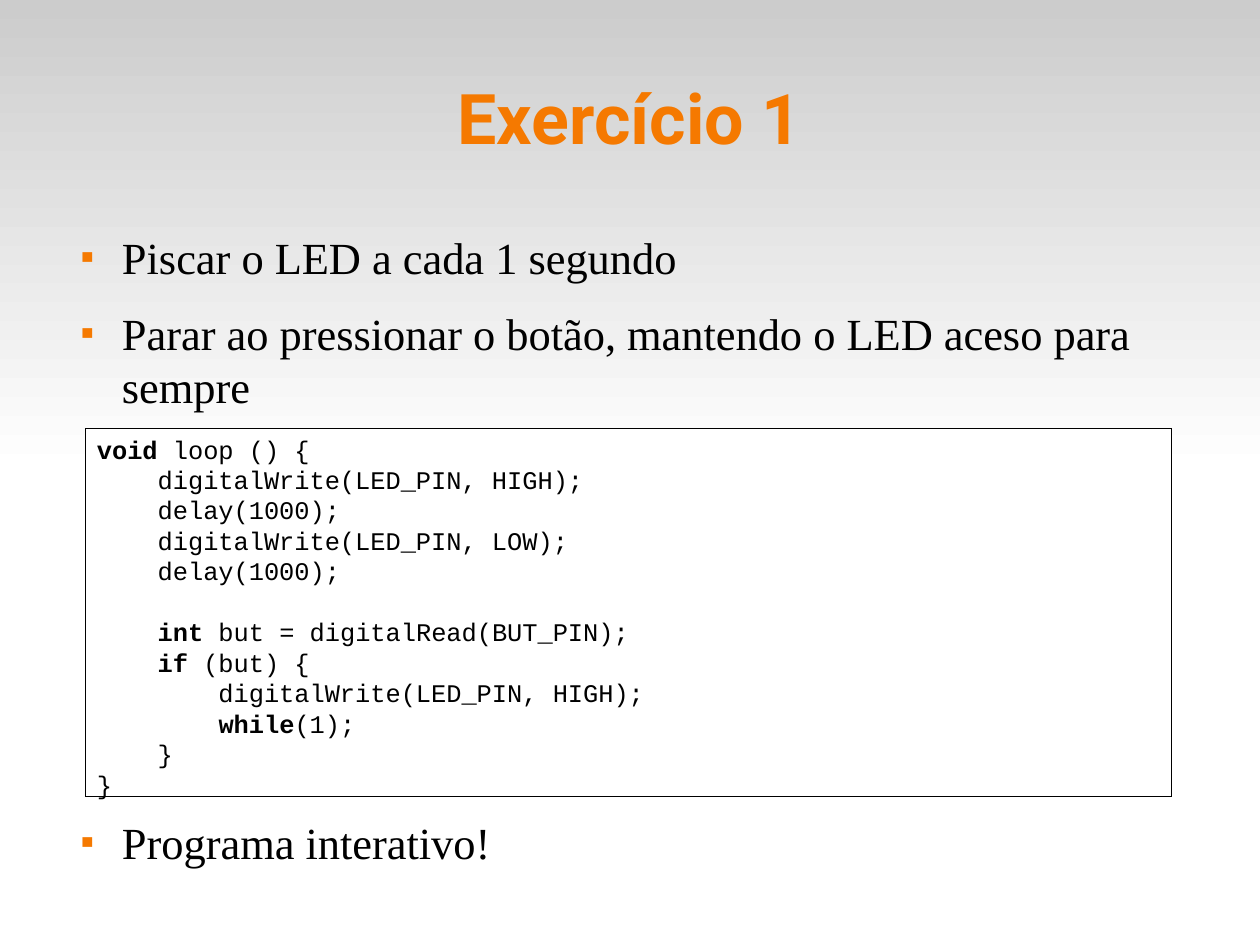
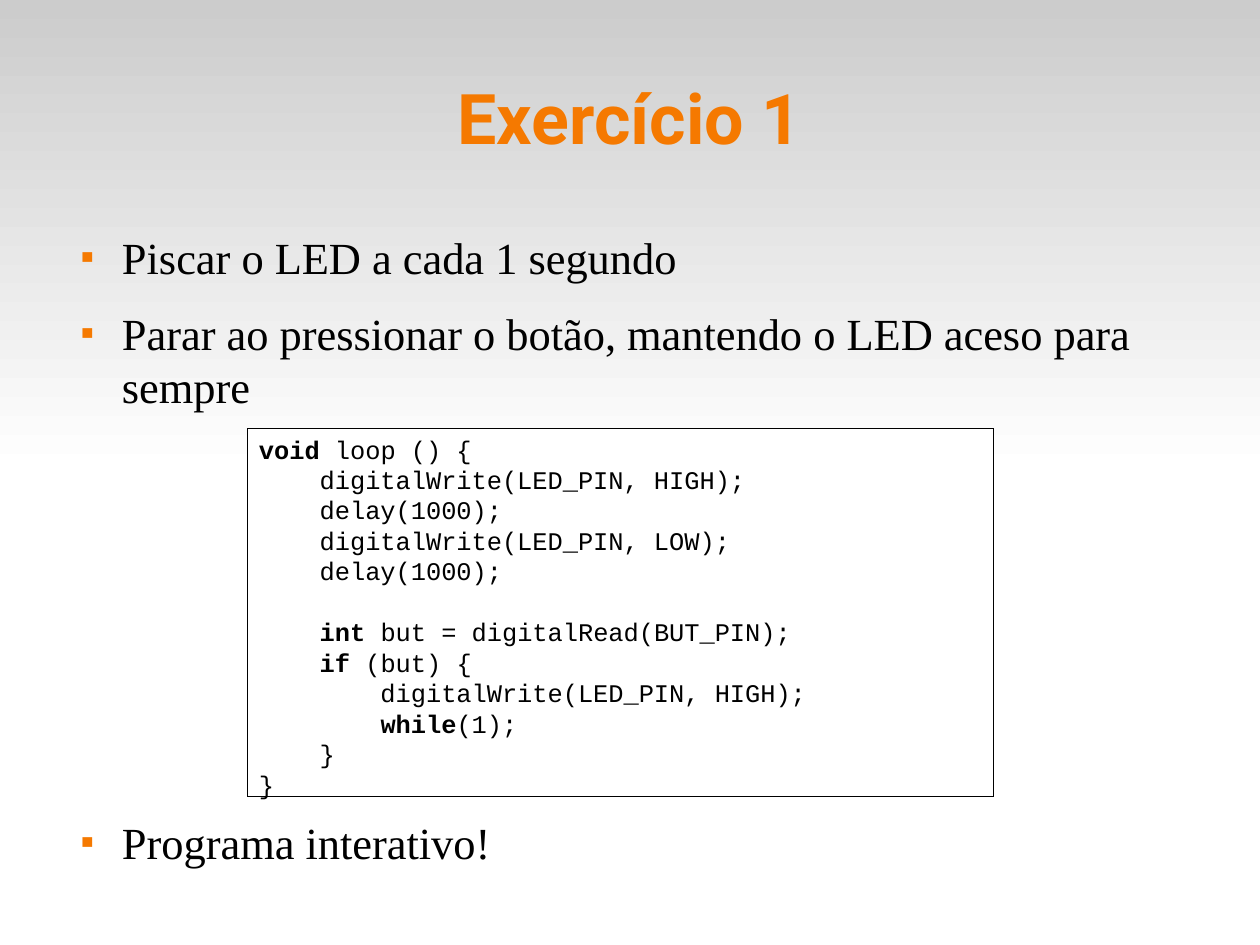
Before and after one commit to fsantanna-uerj/reativos, a slide deck: slide 6 of slides/02_arduino.odp (slide 5 before the commit). Drawn at 1260x945 pixels with LibreOffice and Linux fonts; fonts in the diff are those of the drawing. Boxes give left, top, right and bottom in pixels: in the first picture for what was removed or moved away, otherwise in the second. Text is boxed around its words. In the diff, an @@ line names an element or a change of style, - is before the commit and + after.

```diff
--- a/slides/02_arduino.odp
+++ b/slides/02_arduino.odp
@@ rectangle "void loop () {": place and size @@
-rectangle "void loop () {" at bbox=[86, 428, 1172, 796]
+rectangle "void loop () {" at bbox=[248, 428, 995, 796]
```
Also in this commit, not shown: 1 other slide changed, 2 slides added, 7 other files.
